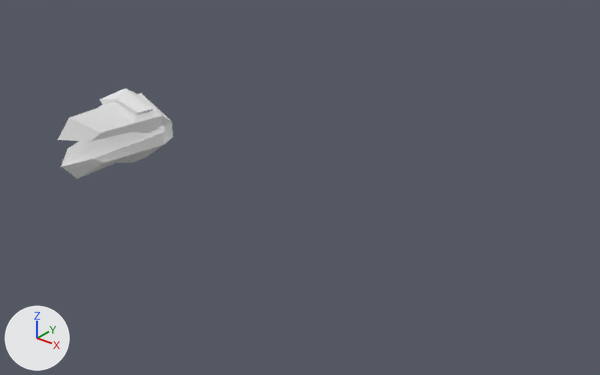
A saved change to the Blender file res/dragon_from_scratch/dragon.blend.
Before and after are seen from a 50 mm lens placed at (107.0, -89.0, 51.0), pointed at (-15.0, 64.0, -44.0). Arrows for +X, +Y and +Z are at lower left; the lights stay in place.
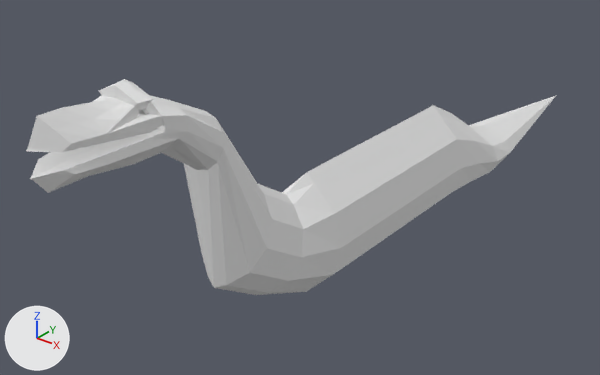
Commit message: Update head Add of a basic body

Location of each change, (x1, y1, x2, y2) in pixels of the pictures (600 x 375 px):
```json
{"object": "Cube", "change": "reshaped", "before": [57, 88, 173, 179], "after": [26, 79, 556, 295], "on screen": "354% wider, 136% taller"}
```

Scene script edits in JSON lines:
```json
{"block": "me_cube", "where": "# used by ob_cube; location = (0.0, 0.0, 0.0)"}
{"op": "remove", "block": "me_cube", "code": "me_cube.from_pydata(...)  # 77 vertices, 60 faces; spans x 0.0..6.8, y -17.0..3.9, z -9.7..4.2"}
{"op": "add", "block": "me_cube", "code": "me_cube.from_pydata(...)  # 234 vertices, 201 faces; spans x 0.0..10.4, y -22.9..195.6, z -62.0..5.9"}
{"block": "me_cube", "change": "me_cube part 1"}
{"block": "me_cube", "change": "8 vertices are removed from x 0.0..5.2, y -11.4..3.9, z -9.7..0.9"}
{"block": "me_cube", "change": "41 faces are deleted"}
{"block": "me_cube", "change": "10 vertices in x 0.0..4.8, y -17.0..-5.6, z -5.5..-0.2 move by (0.0, -5.9, 0.0)"}
{"block": "me_cube", "change": "4 vertices in x 0.0..5.6, y -4.1..-0.4, z 1.5..4.2 move by (0.0, 0.0, 1.7)"}
{"block": "me_cube", "change": "3 vertices in x 0.0..6.8, y 1.5..3.9, z -4.2..-0.7 move by (0.0, 3.6, 0.0)"}
{"block": "me_cube", "change": "3 vertices in x 3.5..4.2, y -12.7..-8.9, z -5.3..-1.0 move by (0.0, -5.8, 0.0)"}
{"block": "me_cube", "change": "21 vertices move from x 0.0..6.1, y -17.0..0.0, z -8.4..3.0 to x 0.0..6.1, y -20.0..3.5, z -8.8..4.5"}
{"block": "me_cube", "change": "137 vertices are added at x 0.0..10.4, y -22.9..195.6, z -62.0..5.4"}
{"block": "me_cube", "change": "7 new vertices lie (0.0, 17.5, 0.0) away from vertices in x 0.0..10.4, y 47.7, z -62.0..-29.5"}
{"block": "me_cube", "change": "7 new vertices lie (0.0, 13.1, 0.0) away from vertices in x 0.0..10.4, y 65.2, z -62.0..-29.5"}
{"block": "me_cube", "change": "7 new vertices lie (0.0, 12.6, 0.0) away from vertices in x 0.0..10.4, y 78.3, z -62.0..-29.5"}
{"block": "me_cube", "change": "7 new vertices lie (0.0, 13.5, 0.0) away from vertices in x 0.0..10.4, y 90.9, z -62.0..-29.5"}
{"block": "me_cube", "change": "182 new faces join them"}
```
